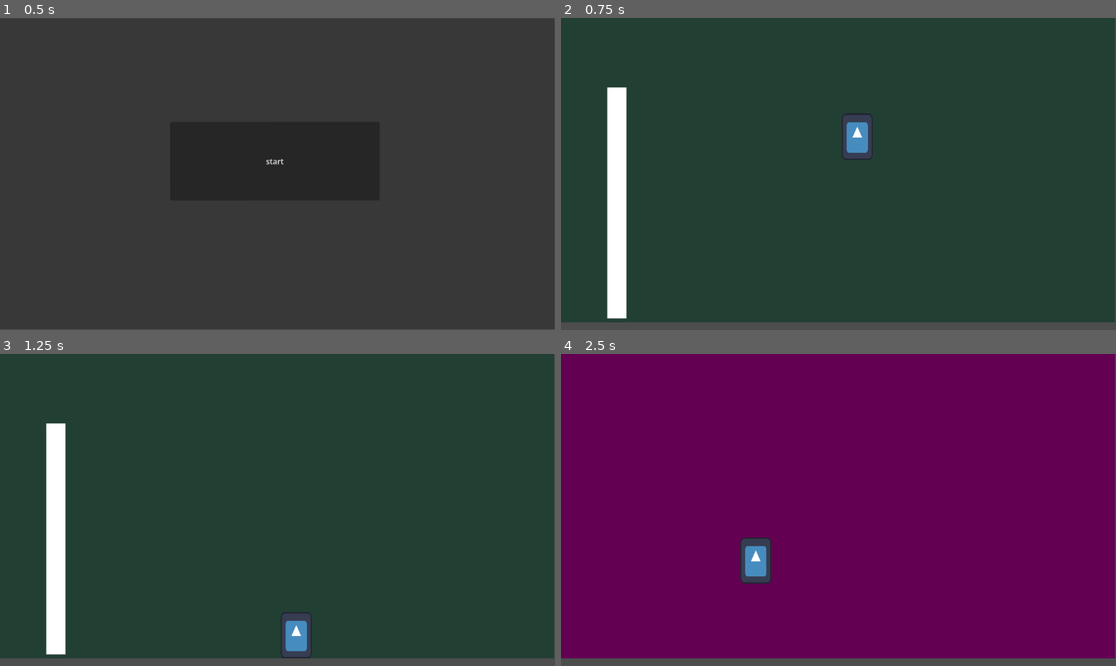
Above: before the commit, frames 1-4 (two rows, left to right).
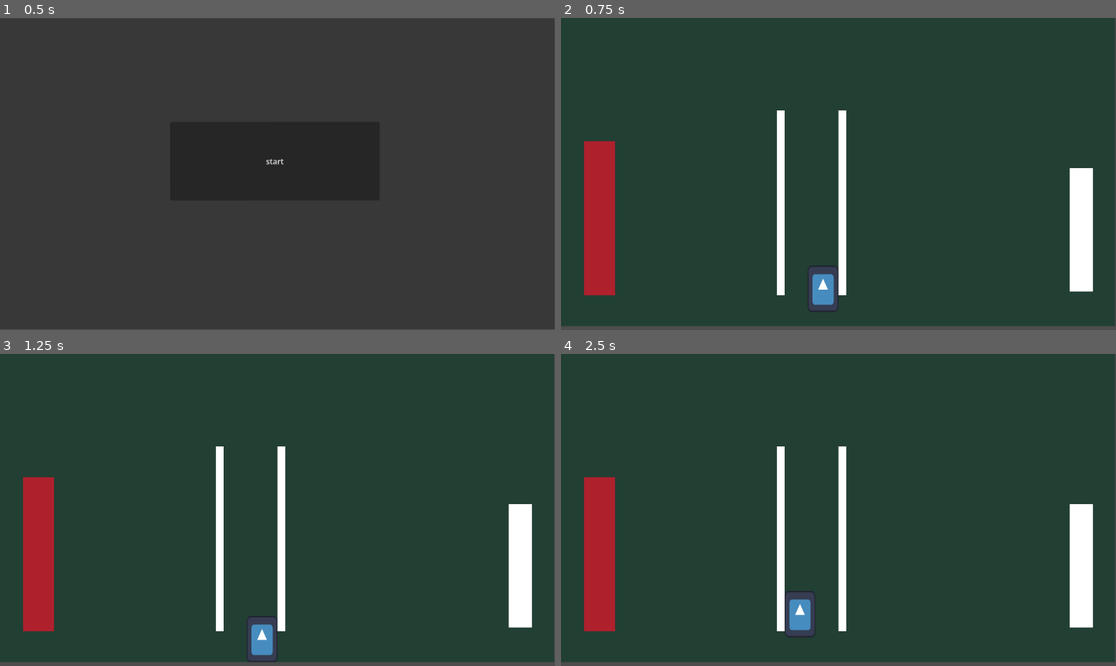
Above: after the commit, the same moments.

Repository: ezemllerwu-ship-it/taggFRFR
Game: Godot game, scene res://scene/room_manager.tscn
The game is run twice, just before and just after one commit, with the same random seed, the same clock (stepped at 60 frames per second) and the same inputs. The engine's default icon, where the game draws it, is replaced by a stand-in: a white triangle on a blue panel in a dark square.
Inputs:
- Up to frame 1 (0.5 s): no input
- Up to frame 2 (0.75 s): click "start" at 0.5 s
- Up to frame 3 (1.25 s): no input
- Up to frame 4 (2.5 s): hold Shift (grab) 1.28-2.03 s; hold Right (ui_right) from 1.28 s (still down); tap K (dash) at 1.35 s; tap Space (jump) at 1.52, 1.82, 2.27, 2.3 s; tap Shift (grab) at 2.1 s

Frame 1 is identical in both runs. In frame 2, 11% of the frame differs, in the area x 0-100%, y 22-99%; in frame 3, 11%; in frame 4, 98%, in the area x 0-100%, y 0-99%.

Commit message:
worked on player feall add kill box and start screen

Diff:
--- a/tag#/project.godot
+++ b/tag#/project.godot
@@ -56,11 +56,13 @@
 jump={
 "deadzone": 0.2,
 "events": [Object(InputEventKey,"resource_local_to_scene":false,"resource_name":"","device":-1,"window_id":0,"alt_press …(191 unchanged characters)…
+, Object(InputEventKey,"resource_local_to_scene":false,"resource_name":"","device":-1,"window_id":0,"alt_pressed":false,"shift_pressed":false,"ctrl_pressed":false,"meta_pressed":false,"pressed":false,"keycode":0,"physical_keycode":4194442,"key_label":0,"unicode":52,"location":0,"echo":false,"script":null)
 ]
 }
 dash={
 "deadzone": 0.2,
 "events": [Object(InputEventKey,"resource_local_to_scene":false,"resource_name":"","device":-1,"window_id":0,"alt_press …(192 unchanged characters)…
+, Object(InputEventKey,"resource_local_to_scene":false,"resource_name":"","device":-1,"window_id":0,"alt_pressed":false,"shift_pressed":false,"ctrl_pressed":false,"meta_pressed":false,"pressed":false,"keycode":0,"physical_keycode":4194443,"key_label":0,"unicode":53,"location":0,"echo":false,"script":null)
 ]
 }
 grab={
--- a/tag#/scene/room_1.tscn
+++ b/tag#/scene/room_1.tscn
@@ -6,43 +6,80 @@
 distance = -632.0
 
 [sub_resource type="RectangleShape2D" id="RectangleShape2D_p56th"]
-size = Vector2(49.5, 254)
+size = Vector2(48, 256)
 
 [sub_resource type="RectangleShape2D" id="RectangleShape2D_q4qhe"]
-size = Vector2(40, 480)
+size = Vector2(64, 320)
+
+[sub_resource type="RectangleShape2D" id="RectangleShape2D_rmt0s"]
+size = Vector2(16, 384)
+
+[sub_resource type="RectangleShape2D" id="RectangleShape2D_pp6iq"]
+size = Vector2(16, 384)
 
 [node name="room_1" type="Node2D" unique_id=788419342]
 script = ExtResource("1_p56th")
 
 [node name="ColorRect" type="ColorRect" parent="." unique_id=751231494]
 offset_right = 1150.0
-offset_bottom = 632.0
+offset_bottom = 640.0
 color = Color(0.133333, 0.247059, 0.2, 1)
 
 [node name="StaticBody2D" type="StaticBody2D" parent="." unique_id=211566975]
 
 [node name="CollisionShape2D" type="CollisionShape2D" parent="StaticBody2D" unique_id=1651219902]
+position = Vector2(0, 8)
 shape = SubResource("WorldBoundaryShape2D_kx5kc")
 
 [node name="spawn" type="Marker2D" parent="." unique_id=207672386]
-position = Vector2(583, 160)
+position = Vector2(520, 472)
 
-[node name="leve" type="Area2D" parent="." unique_id=1078053265]
+[node name="leave" type="Area2D" parent="." unique_id=1078053265]
 
-[node name="CollisionShape2D" type="CollisionShape2D" parent="leve" unique_id=1015014567]
-position = Vector2(1080, 437)
+[node name="ColorRect" type="ColorRect" parent="leave" unique_id=1821610213]
+offset_left = 1056.0
+offset_top = 312.0
+offset_right = 1104.0
+offset_bottom = 568.0
+
+[node name="CollisionShape2D" type="CollisionShape2D" parent="leave" unique_id=1015014567]
+position = Vector2(1080, 440)
 shape = SubResource("RectangleShape2D_p56th")
 
-[node name="StaticBody2D2" type="StaticBody2D" parent="." unique_id=903051722]
+[node name="kill_box" type="Area2D" parent="." unique_id=584912092]
 
-[node name="CollisionShape2D" type="CollisionShape2D" parent="StaticBody2D2" unique_id=1513822169]
-position = Vector2(116, 384)
+[node name="CollisionShape2D" type="CollisionShape2D" parent="kill_box" unique_id=534818597]
+position = Vector2(80, 416)
 shape = SubResource("RectangleShape2D_q4qhe")
 
-[node name="ColorRect" type="ColorRect" parent="StaticBody2D2" unique_id=1996388060]
-offset_left = 96.0
-offset_top = 144.0
-offset_right = 136.0
-offset_bottom = 624.0
+[node name="ColorRect" type="ColorRect" parent="kill_box" unique_id=1448889245]
+offset_left = 48.0
+offset_top = 256.0
+offset_right = 112.0
+offset_bottom = 576.0
+color = Color(0.6853026, 0.124133535, 0.17531976, 1)
 
-[connection signal="body_entered" from="leve" to="." method="_on_leve_body_entered"]
+[node name="StaticBody2D2" type="StaticBody2D" parent="." unique_id=1926231639]
+
+[node name="ColorRect" type="ColorRect" parent="StaticBody2D2" unique_id=686072088]
+offset_left = 448.0
+offset_top = 192.0
+offset_right = 464.0
+offset_bottom = 576.0
+
+[node name="CollisionShape2D" type="CollisionShape2D" parent="StaticBody2D2" unique_id=297934269]
+position = Vector2(456, 384)
+shape = SubResource("RectangleShape2D_rmt0s")
+
+[node name="ColorRect2" type="ColorRect" parent="StaticBody2D2" unique_id=1047959462]
+offset_left = 576.0
+offset_top = 192.0
+offset_right = 592.0
+offset_bottom = 576.0
+
+[node name="CollisionShape2D2" type="CollisionShape2D" parent="StaticBody2D2" unique_id=1319777485]
+position = Vector2(584, 384)
+shape = SubResource("RectangleShape2D_pp6iq")
+
+[connection signal="body_entered" from="leave" to="." method="_on_leave_body_entered"]
+[connection signal="body_entered" from="kill_box" to="." method="_on_kill_box_body_entered"]
--- a/tag#/script/player.gd
+++ b/tag#/script/player.gd
@@ -1,18 +1,23 @@
 extends CharacterBody2D
 
+const ACCEL := 9000.0
+const MAX_SPEED := 300.0
+const FRICTION := 0.15
 
-const ACCELERATION := 3000.0
-const MAX_SPEED := 18000.0
-const LIMIT_SPEED_Y := 1200.0
-const JUMP_FORCE := 36000.0
-const MIN_JUMP_FORCE := 12000.0
-const COYOTE_TIME := 0.1
-const JUMP_BUFFER := 0.1
-const WALL_JUMP_FORCE := 18000.0
-const WALL_JUMP_LOCK := 0.15
-const WALL_SLIDE_FACTOR := 0.8
-const GRAVITY := 2100.0
-const DASH_SPEED := 36000.0
+const GRAVITY := 1800.0
+const FALL_GRAVITY := 2400.0
+const MAX_FALL_SPEED := 900.0
+
+const JUMP_FORCE := 600
+const MIN_JUMP_FORCE := 80.0
+const COYOTE_TIME := 0.12
+const JUMP_BUFFER := 0.12
+
+const WALL_SLIDE_SPEED := 60.0
+const WALL_JUMP_FORCE := Vector2(260, -420)
+const WALL_JUMP_LOCK := 0.2
+
+const DASH_SPEED := 800
 const DASH_DURATION := 0.25
 
 var axis := Vector2.ZERO
@@ -21,61 +26,83 @@
 var wall_jump_timer := 0.0
 var dash_timer := 0.0
 
-var can_jump := false
-var wall_sliding := false
+var grounded := false
+var grounded_timer := 0.0
+const GROUNDED_GRACE := 0.04
+
 var is_dashing := false
 var has_dashed := false
-var is_grabbing := false
+var dash_dir := Vector2.ZERO
+var was_on_floor := false
 
-func _physics_process(delta: float) -> void:
+func _physics_process(delta):
+	update_grounded(delta)
 	get_input_axis()
-	if !is_dashing and velocity.y < LIMIT_SPEED_Y:
-		velocity.y += GRAVITY * delta
+
+	if !is_dashing:
+		if velocity.y > 0:
+			velocity.y += FALL_GRAVITY * delta
+		else:
+			velocity.y += GRAVITY * delta
+	velocity.y = min(velocity.y, MAX_FALL_SPEED)
+
 	handle_dash(delta)
-	handle_wall_slide(delta)
-	if wall_jump_timer <= 0.0 and !is_dashing and !is_grabbing:
+
+	if wall_jump_timer <= 0 and !is_dashing:
 		handle_horizontal(delta)
 	else:
 		wall_jump_timer -= delta
-	if is_on_floor():
-		can_jump = true
+
+	if grounded:
 		coyote_timer = COYOTE_TIME
 	else:
 		coyote_timer -= delta
-		if coyote_timer <= 0.0:
-			can_jump = false
-	if jump_buffer_timer > 0.0:
+
+	if jump_buffer_timer > 0:
 		jump_buffer_timer -= delta
-		if is_on_floor():
-			do_jump(delta)
+		if grounded:
+			do_jump()
+
 	if Input.is_action_just_pressed("jump"):
-		if can_jump:
-			do_jump(delta)
-		elif is_on_wall():
-			do_wall_jump(delta)
+		if coyote_timer > 0:
+			do_jump()
+		elif is_on_wall_custom() and !grounded:
+			do_wall_jump()
 		else:
 			jump_buffer_timer = JUMP_BUFFER
+
 	if Input.is_action_just_released("jump"):
-		if velocity.y < -MIN_JUMP_FORCE * delta:
-			velocity.y = -MIN_JUMP_FORCE * delta
+		if velocity.y < -MIN_JUMP_FORCE:
+			velocity.y = lerp(velocity.y, -MIN_JUMP_FORCE, 0.55)
+
+	if grounded and !is_dashing:
+		has_dashed = false
+
+	was_on_floor = grounded
 	move_and_slide()
 
-func get_input_axis() -> void:
+func update_grounded(delta):
+	if is_on_floor():
+		grounded_timer = GROUNDED_GRACE
+	else:
+		grounded_timer -= delta
+	grounded = grounded_timer > 0
+
+func get_input_axis():
 	axis = Vector2(
-		int(Input.is_action_pressed("ui_right")) - int(Input.is_action_pressed("ui_left")),
-		int(Input.is_action_pressed("ui_down")) - int(Input.is_action_pressed("ui_up"))
-	).normalized()
+		Input.get_action_strength("ui_right") - Input.get_action_strength("ui_left"),
+		Input.get_action_strength("ui_down") - Input.get_action_strength("ui_up")
+	)
 
-func do_jump(delta: float) -> void:
-	velocity.y = -JUMP_FORCE * delta
-	can_jump = false
-	jump_buffer_timer = 0.0
+func do_jump():
+	velocity.y = -JUMP_FORCE
+	jump_buffer_timer = 0
+	coyote_timer = 0
 
-func do_wall_jump(delta: float) -> void:
-	var dir := wall_direction()
+func do_wall_jump():
+	var dir = wall_direction()
 	if dir != 0:
-		velocity.x = -dir * WALL_JUMP_FORCE * delta
-		velocity.y = -JUMP_FORCE * delta
+		velocity = Vector2(-dir * WALL_JUMP_FORCE.x, WALL_JUMP_FORCE.y)
 		wall_jump_timer = WALL_JUMP_LOCK
 
 func is_on_wall_custom() -> bool:
@@ -88,41 +115,24 @@
 		return 1
 	return 0
 
-func handle_wall_slide(delta: float) -> void:
-	if !is_on_floor() and is_on_wall_custom() and velocity.y > 0:
-		wall_sliding = true
+func handle_horizontal(delta):
+	if axis.x != 0:
+		velocity.x = move_toward(velocity.x, axis.x * MAX_SPEED, ACCEL * delta)
+	else:
+		velocity.x = lerp(velocity.x, 0.0, FRICTION)
 
-		if Input.is_action_pressed("grab"):
-			is_grabbing = true
-			velocity.y = axis.y * 12000 * delta
-		else:
-			is_grabbing = false
-			velocity.y *= WALL_SLIDE_FACTOR
-	else:
-		wall_sliding = false
-		is_grabbing = false
-
-func handle_horizontal(delta: float) -> void:
-	if axis.x != 0:
-		velocity.x = move_toward(
-			velocity.x,
-			axis.x * MAX_SPEED * delta,
-			ACCELERATION * delta
-		)
-	else:
-		velocity.x = lerp(velocity.x, 0.0, 0.4)
-
-func handle_dash(delta: float) -> void:
+func handle_dash(delta):
 	if !has_dashed and Input.is_action_just_pressed("dash"):
 		is_dashing = true
 		has_dashed = true
 		dash_timer = DASH_DURATION
-		velocity = axis * DASH_SPEED * delta
+		dash_dir = axis
+		if dash_dir == Vector2.ZERO:
+			dash_dir = Vector2.RIGHT
+		dash_dir = dash_dir.normalized()
+		velocity = dash_dir * DASH_SPEED
 
 	if is_dashing:
 		dash_timer -= delta
-		if dash_timer <= 0.0:
+		if dash_timer <= 0:
 			is_dashing = false
-
-	if is_on_floor():
-		has_dashed = false
--- a/tag#/script/room_1.gd
+++ b/tag#/script/room_1.gd
@@ -1,16 +1,15 @@
 extends Node2D
 
-@onready var room_2 = load("res://scene/room_2.tscn")
 @onready var room_manager = get_parent()
 
 func _ready() -> void:
 	var spawn = $spawn.global_position
 	room_manager.set_spawn(spawn)
 
-
-func _process(delta: float) -> void:
-	pass
-
-func _on_leve_body_entered(body: Node2D) -> void:
+func _on_leave_body_entered(body: Node2D) -> void:
 	room_manager.reset()
 	room_manager.spawn_room()
+
+
+func _on_kill_box_body_entered(body: Node2D) -> void:
+	room_manager.kill()
--- a/tag#/script/room_2.gd
+++ b/tag#/script/room_2.gd
@@ -1,11 +1,7 @@
 extends Node2D
 
-@onready var room_2 = load("res://scene/room_2.tscn")
 @onready var room_manager = get_parent()
 
 func _ready() -> void:
 	var spawn = $spawn.global_position
 	room_manager.set_spawn(spawn)
-
-func _process(delta: float) -> void:
-	pass
--- a/tag#/script/room_manager.gd
+++ b/tag#/script/room_manager.gd
@@ -28,9 +28,11 @@
 		room_manager.remove_child(n)
 		n.queue_free()
 
+func kill():
+		var player = get_node("player")
+		room_manager.remove_child(player)
+		player.queue_free()
+		spawn_player()
+
 func set_spawn(spawn):
 	spawn_position = spawn
-
-
-func _process(delta: float) -> void:
-	pass
